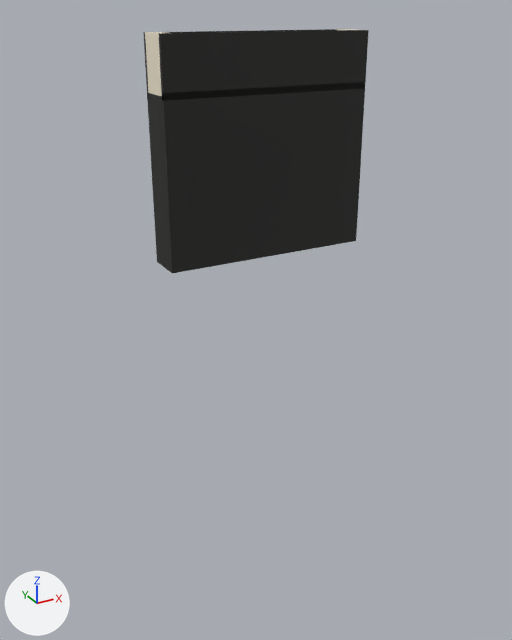
The glTF model godot/assets/kit/ruins/b1_pit.glb: old version first, new version second.
One viewpoint serves both versions: a camera (50 mm lens) standing at (-10.91, -19.5, 0.61) and looking at (0.02, 0.37, -9.33). The lights are fixed; the arrows at lower left show +X, +Y and +Z. The picture after the commit comes second. Vertices at exactly the same position are counted once.

Names of what the first picture shows: 'b1_pit'.
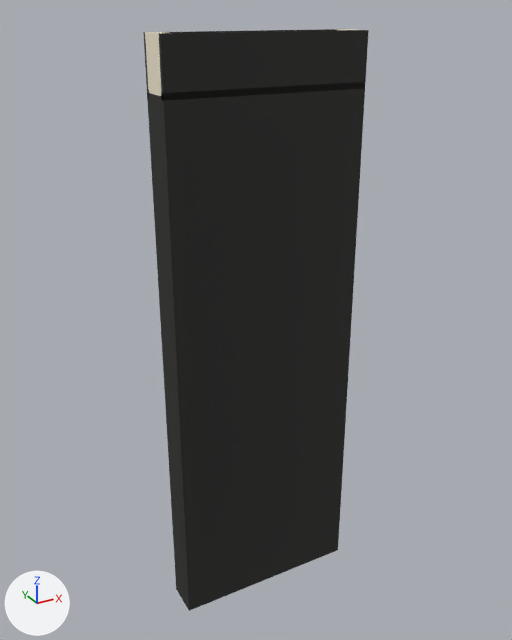
Patch to the scene script:
```diff
--- a/godot/assets/kit/ruins/b1_pit.glb.py
+++ b/godot/assets/kit/ruins/b1_pit.glb.py
@@ me_b1_pit @@
 # used by ob_b1_pit; location = (0.0, 0.0, 0.0)
-me_b1_pit.from_pydata(...)  # 196 vertices, 340 faces; spans x -3.4..3.4, y -0.62..0.62, z -6.7..0.0
+me_b1_pit.from_pydata(...)  # 260 vertices, 448 faces; spans x -3.4..3.4, y -0.62..0.62, z -20.2..0.0
+# me_b1_pit part 1
+# 16 vertices are removed from x -3.4..3.4, y -0.62..0.62, z -6.7..-6.5
+# 80 faces are deleted
+# 4 vertices in x -3.4..3.4, y -0.5, z -1.7..-1.5 move by (0.0, 0.04, 0.0)
+# 4 vertices in x -3.4..3.4, y 0.5, z -1.7..-1.5 move by (0.0, -0.04, 0.0)
+# 8 vertices are added at x -3.4..3.4, y -0.62..0.62, z -20.2..-20.0
+# 8 new vertices lie (0.0, 0.0, -18.4) away from vertices in x -3.4..3.4, y -0.5..0.5, z -1.6
+# 52 new faces join them, mat_dark (black #2a2a28)
+# 16 new faces join them, mat_graphite (dark grey #444641)
+# 12 new faces join them, mat_brass (brown #a98749)
+# other edits to the shape of me_b1_pit do not show in these pictures
 me_b1_pit.materials.append(mat_ivory)
@@ me_b1_pit @@
 me_b1_pit.materials.append(mat_red)
-me_b1_pit.materials.append(mat_grate)  # brown #594333
```

Pixel boxes [x1, y1, x2, y2] of what changed, in the pictures (512 x 640 px):
'b1_pit', reshaped (138% taller): before [143, 29, 369, 273]; after [143, 29, 369, 611]
